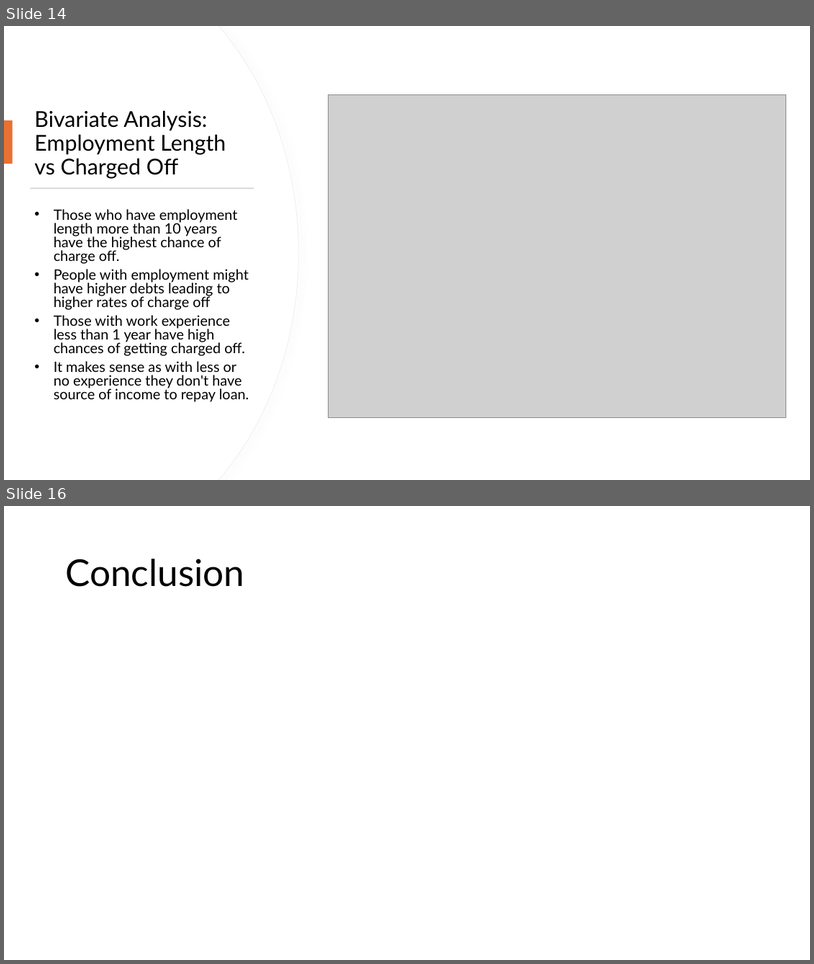
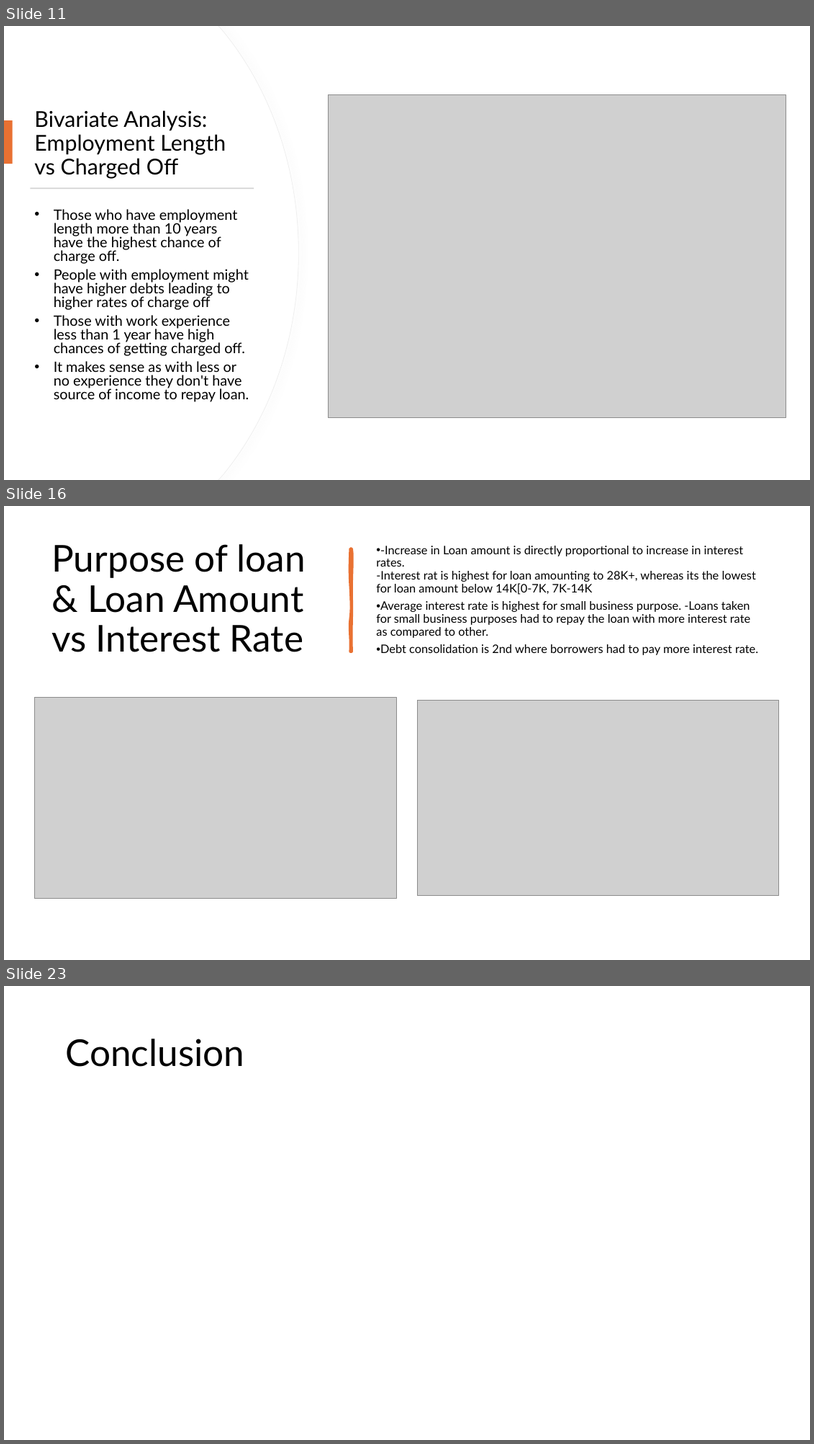
Before and after one commit to chetnapriyadarshini/Lending_Club_Case_Study_EDA, a slide deck: LendingClubCaseStudy_EDA.pptx. Shown one above the other, each under a label of ours: slides 14 and 16 before the commit, slides 11, 16 and 23 after it; the slides between them are not shown. The pictures are 814x964 and 814x1444 pixels, drawn with LibreOffice and Linux fonts; fonts in the diff are those of the drawing; grey boxes stand for pictures. Boxes give left, top, right and bottom in pixels: in the first picture for what was removed or moved away, otherwise in the second. Text is boxed around its words. In the diff, an @@ line names an element or a change of style, - is before the commit and + after.

```diff
--- a/LendingClubCaseStudy_EDA.pptx
+++ b/LendingClubCaseStudy_EDA.pptx
@@ slide 16 added at (x1=4, y1=506, x2=810, y2=960), background #FFFFFF @@
@@ title added at (x1=52, y1=544, x2=305, y2=652), 44 pt, text #000000 @@
+Purpose of loan & Loan Amount vs Interest Rate
@@ freeform shape added at (x1=350, y1=548, x2=352, y2=651), fill #E97132, outline #E97132 3.25 pt @@
@@ text added at (x1=376, y1=546, x2=759, y2=655), 14 pt, text #000000 @@
+• -Increase in Loan amount is directly proportional to increase in interest rates.
+  -Interest rat is highest for loan amounting to 28K+, whereas its the lowest for loan amount below 14K[0-7K, 7K-14K
+• Average interest rate is highest for small business purpose. -Loans taken for small business purposes had to repay the loan with more interest rate as compared to other.
+• Debt consolidation is 2nd where borrowers had to pay more interest rate.
@@ picture added at (x1=35, y1=698, x2=396, y2=898) @@
@@ picture added at (x1=418, y1=700, x2=779, y2=896) @@
@@ what was slide 14 is now slide 11 @@
@@ what was slide 16 is now slide 23 @@
```
Also in this commit, not shown: 7 slides changed, 9 other slides added, 3 slides removed.
